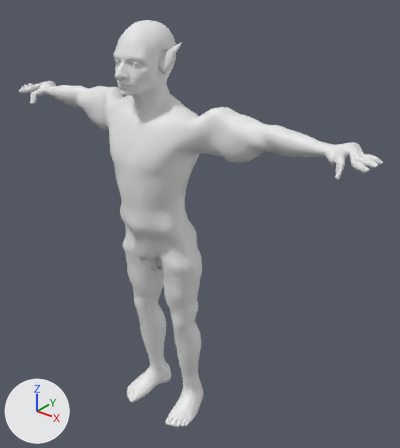
Renders of the glTF model src/assets/source/parts/body_goblin.glb from each side of a commit.
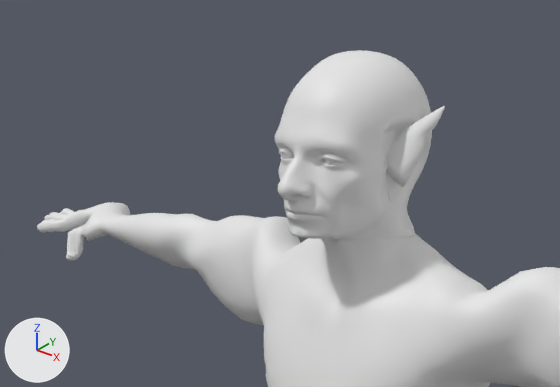
Each version appears first whole from a camera (50 mm lens) standing at (1.482, -1.555, 2.036) and looking at (0.126, 0.139, 0.985), and next in a close-up on the part from 1% to 57% of the width and 0% to 35% of the height. Lighting does not change. The marker at lower left points along +X, +Y and +Z. The older version's two pictures come first. Vertices at exactly the same position are counted once.

In view in the first close-up: 'Body', 'Head', 'ear_l', 'kt_head' and 2 more.
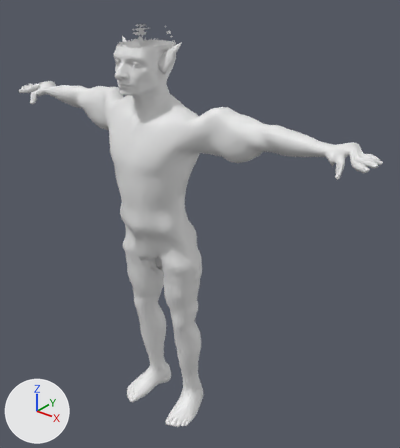
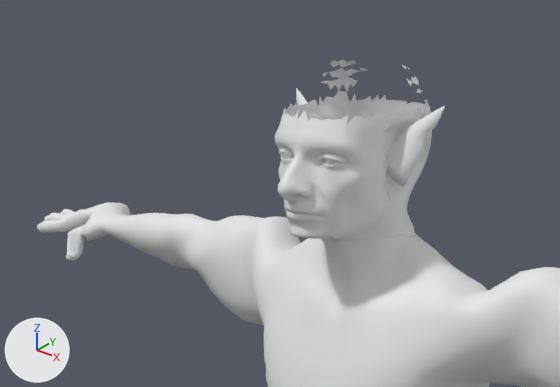
The change in detail:
me_mesh_0_001 is used by ob_kt_head; location (0.0, 0.0, 0.0).
me_mesh_0_001 had 6482 vertices, 12414 faces and spanned x -0.098..0.098, y -0.179..0.096, z 1.563..1.822.
me_mesh_0_001 now has 6047 vertices, 11402 faces and spans x -0.098..0.098, y -0.179..0.096, z 1.563..1.806.
me_mesh_0_001 part 1: 435 vertices removed from x -0.095..0.094, y -0.124..0.091, z 1.749..1.822.

What differs and where, as boxes [x1, y1, x2, y2] in the close-ups (560 x 387 px):
'kt_head', reshaped: before [275, 50, 432, 241]; after [275, 59, 432, 241]
part 1 of me_mesh_0_001, deleted: before [284, 50, 426, 124]
